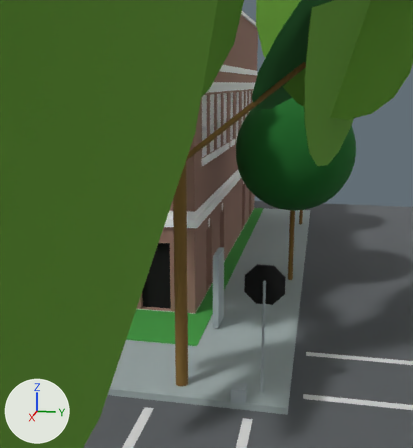
One commit to the glTF model bp-scene-4.gltf: the scene before it, then after it.
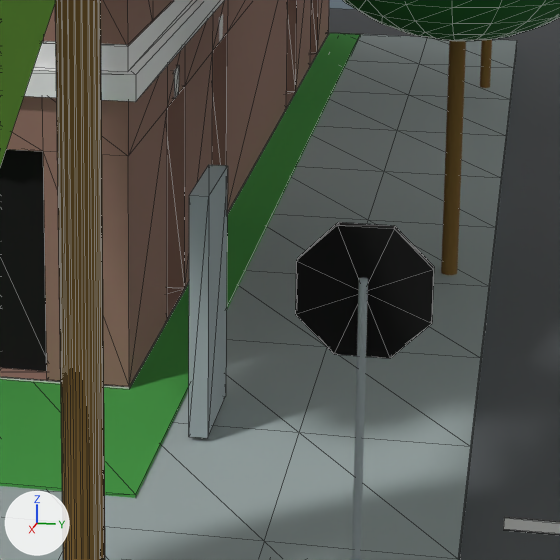
Each version is shown from a 50 mm lens placed at (2.022, -1.358, 2.191), pointed at (-1.716, -2.105, 1.256), then close up on the part from 38% to 78% of the width and 44% to 81% of the height. Lighting does not change. The marker at lower left points along +X, +Y and +Z. The close-ups show mesh edges as thin lines.

In view in the first close-up: 'pCube3', 'pCube75', 'pCube76', 'pCylinder14', 'pCylinder21', 'pCylinder21 pSphere2', 'pCylinder61 pCylinder32', 'pCylinder62 pCylinder44', 'pasted__pCube28', 'pasted__pCube31', 'pasted__pCube32', 'pasted__pCube5'.
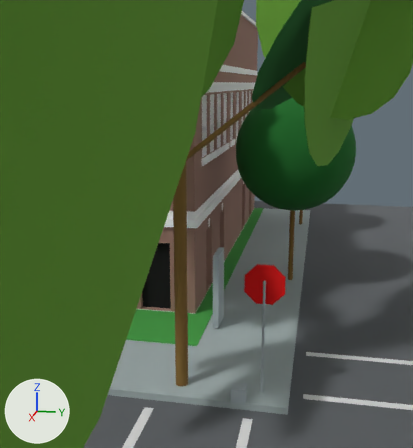
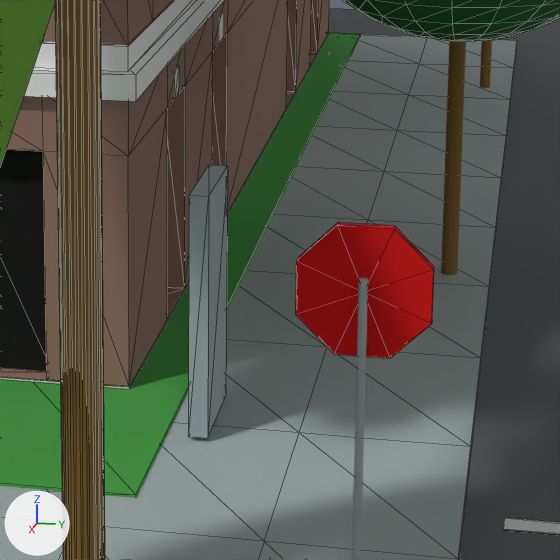
Pixel boxes (x1, y1, x2, y2) of what changed, in the close-ups (560 x 560 px):
'pCylinder14', surface changed (black to red)
    both: (295, 222, 434, 358)

What changed in the scene script:
```text
Add img_stop_sign_1:
    img_stop_sign_1 = load_image('stop-sign-1', '_unpacked/stop-sign-1', 94, 94, 'sRGB')
Change mat_phong9sg:
    remove mat_phong9sg.base_color = (0.0, 0.0, 0.0)  # black #000000
    add mat_phong9sg.texture = img_stop_sign_1
```
